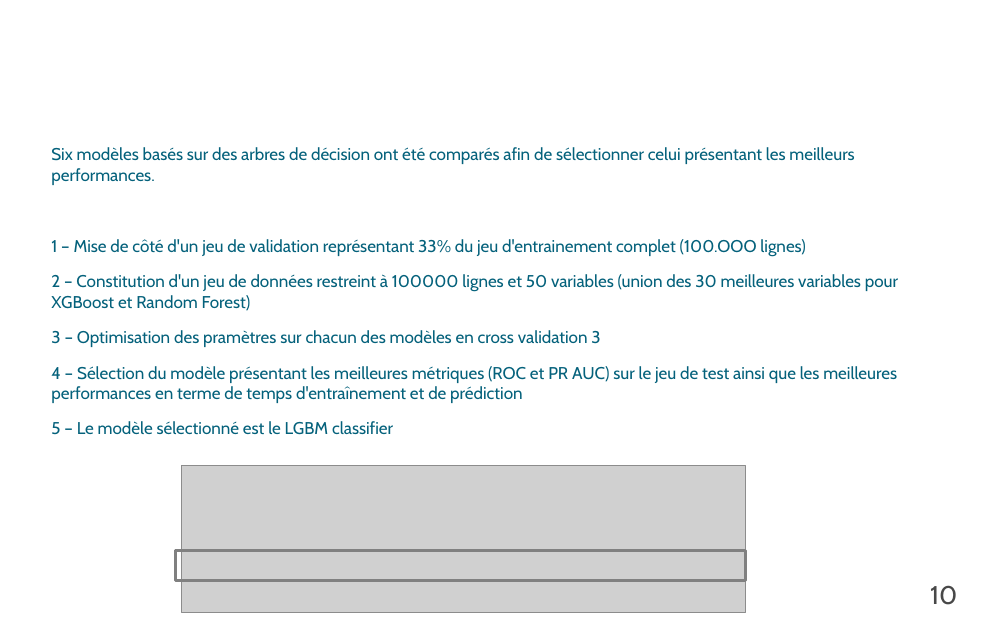
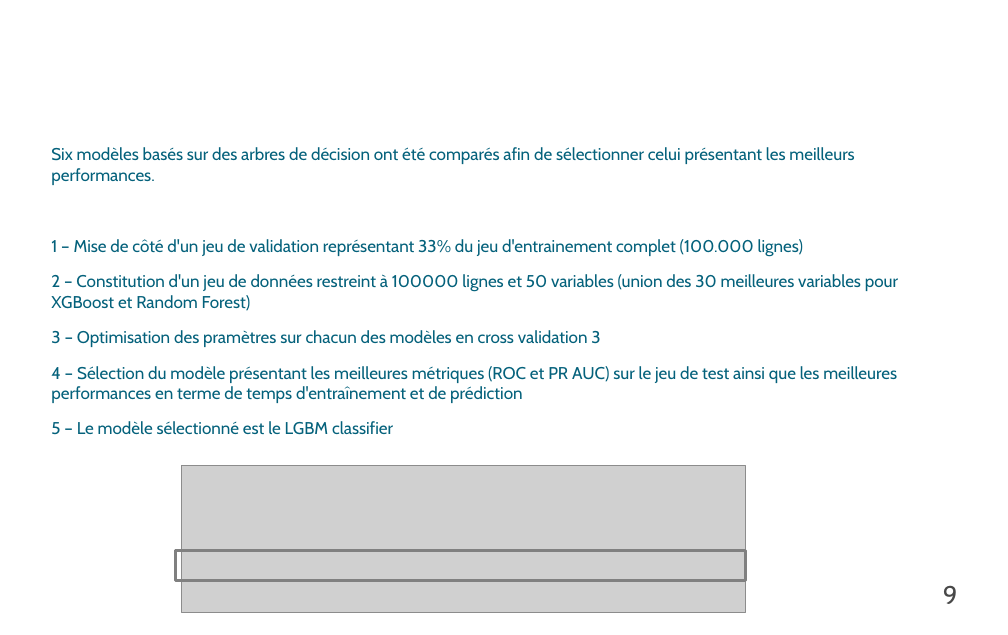
Before and after one commit to pyb-data/credit_scoring, a slide deck: slide 9 of P_07_Presentation.odp (slide 10 before the commit). Drawn at 1008x635 pixels with LibreOffice and Linux fonts; fonts in the diff are those of the drawing; grey boxes stand for pictures; background and template pictures are left out. Boxes give left, top, right and bottom in pixels: in the first picture for what was removed or moved away, otherwise in the second. Text is boxed around its words. In the diff, an @@ line names an element or a change of style, - is before the commit and + after.

```diff
--- a/P_07_Presentation.odp
+++ b/P_07_Presentation.odp
@@ text at [51,239,803,257]: text changed @@
-1 – Mise de côté d'un jeu de validation représentant 33% du jeu d'entrainement complet (100.OOO lignes)
+1 – Mise de côté d'un jeu de validation représentant 33% du jeu d'entrainement complet (100.000 lignes)
@@ page number at [943,585,958,604]: text changed @@
-10
+9
```
Also in this commit, not shown: 16 other slides changed, 3 slides added, 3 slides removed, 1 other file.
